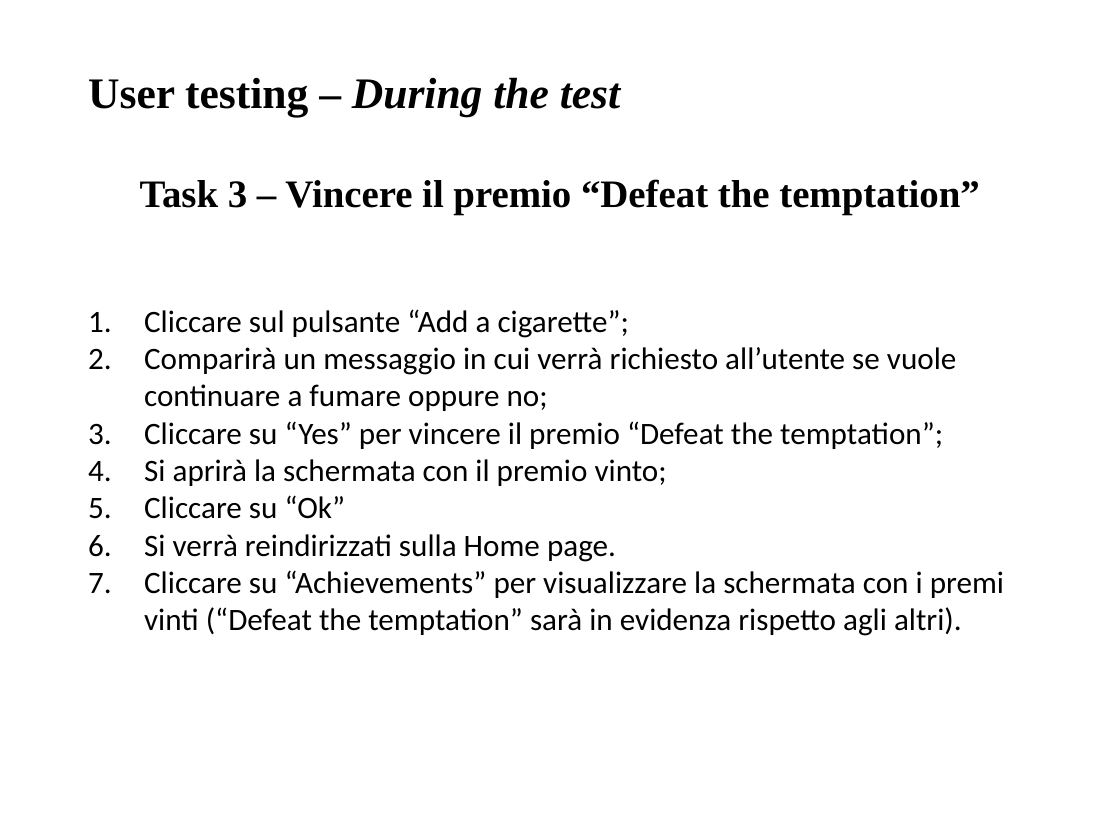
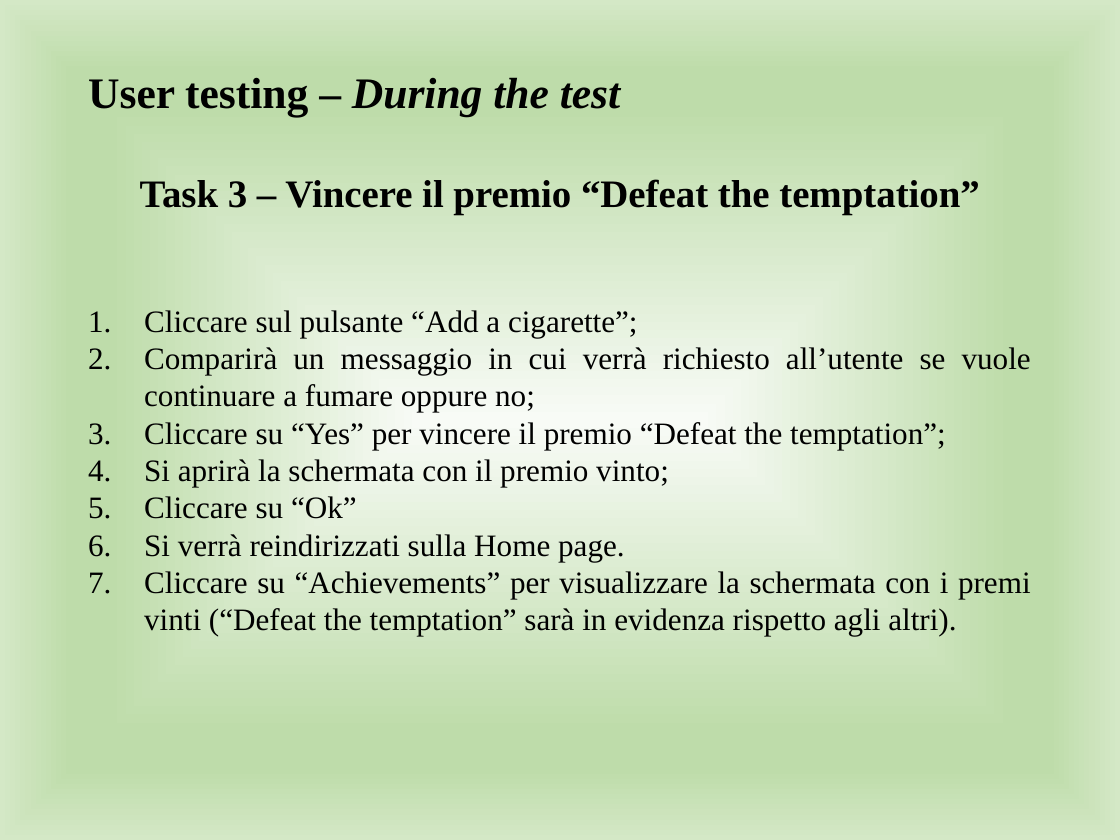
Before and after one commit to giusmastro91/Cognitive-systems, a slide deck: slide 26 of Prova_6/Leone_Mastrosimone_PresentazioneProgetto.pptx. Drawn at 1120x840 pixels with LibreOffice and Linux fonts; fonts in the diff are those of the drawing. Boxes give left, top, right and bottom in pixels: in the first picture for what was removed or moved away, otherwise in the second. Text is boxed around its words. In the diff, an @@ line names an element or a change of style, - is before the commit and + after.

Commit message:
modifica pptx e user testing completato

```diff
--- a/Prova_6/Leone_Mastrosimone_PresentazioneProgetto.pptx
+++ b/Prova_6/Leone_Mastrosimone_PresentazioneProgetto.pptx
@@ background #FFFFFF to gradient #F8FBF6 to #BEDCAA to #D4E8C6 @@
@@ text at <box>144,310,1031,636</box>: font Calibri to Times New Roman in "Cliccare sul pulsante “Add a cigarette”;", "Comparirà un messaggio in cui verrà richiesto ...", "Cliccare su “Yes” per vincere il premio ...", "Si aprirà la schermata con il premio ..." and 3 more places; alignment left to justified @@
```
Also in this commit, not shown: 38 other slides changed, 1 other file.
